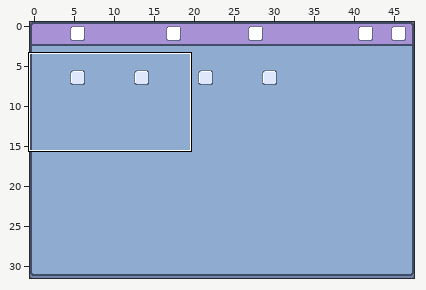
A LDtk project gets an edit: tiny-cli/src/main/resources/sfx/tiny-music-editor.ldtk. The first picture is a wide view before the edit; the outline marks the close-up.
Close-up. First the earlier version:
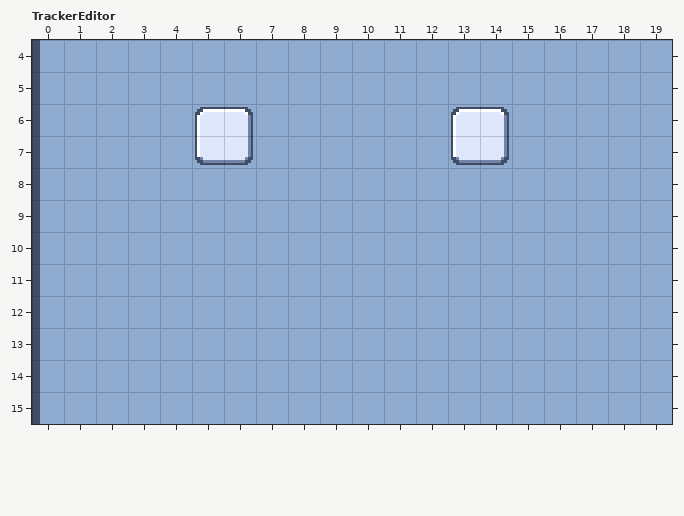
Cells are 8x8 px. Shown: TrackerEditor x 0..19, y 4..15. The commit also changed other parts of the map, which this record leaves out.
And afterwards:
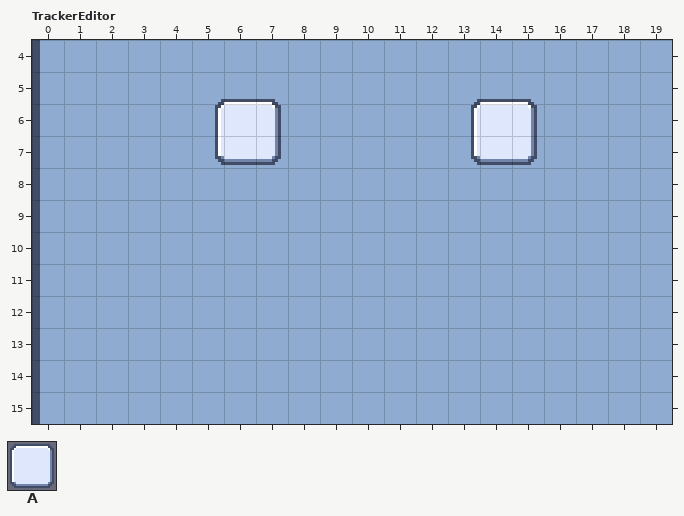
Key: from "Sprite_sheet": A 0.
Objects are placed by their top-left corner, in cells (3,4 is the top-left corner of cell 3,4); size is 1x1 cell unless given.
Commit message: Improve key management in the tracker
Difference:
Layer "Panels":
changed: A "Panel" at 2,6 size 8x2 -> A "Panel" at 2.8,5.8 size 8x2.2
changed: A "Panel" at 10,6 size 8x2 -> A "Panel" at 10.8,5.8 size 8x2.2
Pixel boxes of the changes (left, top, right, bottom) in both close-ups:
changed: (195, 99, 537, 165)
